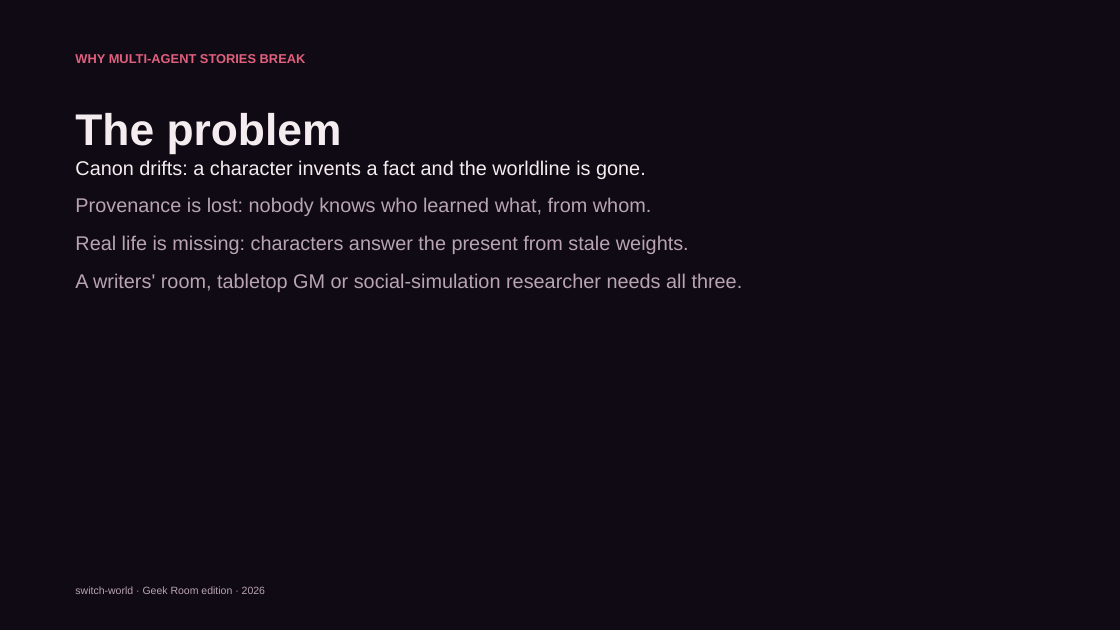
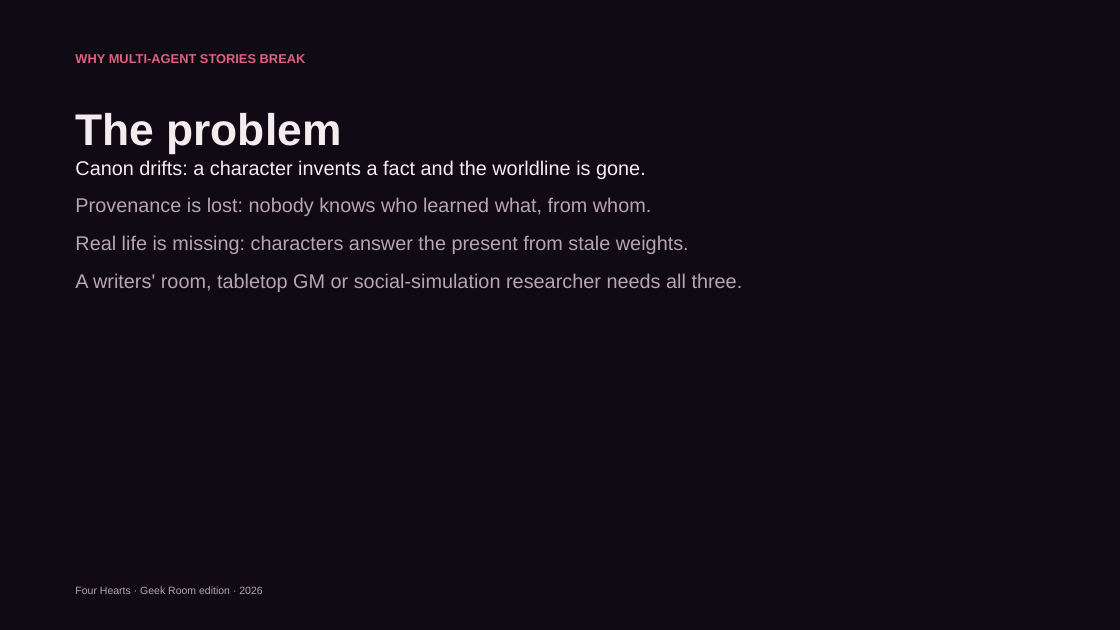
Before and after one commit to charlot3/switch-world, a slide deck: slide 2 of docs/switch-world-geekroom-pitch.pptx. Drawn at 1120x630 pixels with LibreOffice and Linux fonts; fonts in the diff are those of the drawing. Boxes give left, top, right and bottom in pixels: in the first picture for what was removed or moved away, otherwise in the second. Text is boxed around its words. In the diff, an @@ line names an element or a change of style, - is before the commit and + after.

```diff
--- a/docs/switch-world-geekroom-pitch.pptx
+++ b/docs/switch-world-geekroom-pitch.pptx
@@ text at [75,586,262,594]: text changed @@
-switch-world · Geek Room edition · 2026
+Four Hearts · Geek Room edition · 2026
```
Also in this commit, not shown: 9 other slides changed, 21 other files.
